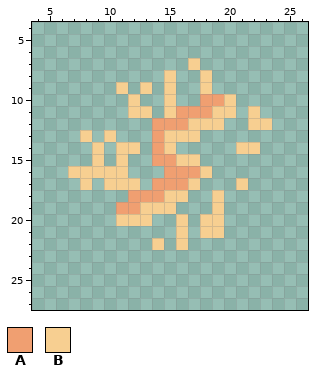
Pixel-art sprite: src/assets/img/skrynia/energy.png. This is how it looked before the edit.
The file is 512x512 pixels, drawn in blocks of 16x16; one block is one cell here. Shown: x 4..26, y 4..27.
Palette (. is transparent): A #f09f71  B #f7cf91
Pixels before, first column x 7:
 7 ..........B......
 8 ........B..B.....
 9 ....B.B.B..B.....
10 .....B..B..AAB...
11 .....BB.BAAABB.B.
12 .......AAABBB..BB
13 .B.B...ABBB......
14 ..B.BB.AB.....BB.
15 ..B.B..AABB......
16 BBBBB...AAAB.....
17 .B.BBB.AAAB...B..
18 .....AAABB..B....
19 ....AABBB...B....
20 ....BBB..B.BB....
21 .........B.BB....
22 .......B.B.......
The result:
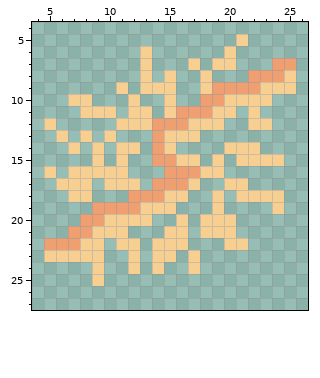
From old to new:
Changed rows in their new state; - is an unchanged pixel.
first column x 5:
 5 ----------------B----
 6 --------B------B-----
 7 --------B-----BB---AA
 8 --------B--------AAAB
 9 ---------B----AAAABBB
10 --BB------------BBB--
11 ---BBB---------------
12 B-----BBB------------
13 -B-------------------
14 --B------------B-----
15 --------------B-BBBB-
16 B-------------B------
17 -BB------------B-----
18 --BB------------BBBB-
19 ----AA-------------B-
20 ---AAB---------B-----
21 --AABBB---B----B-----
22 AAABB-BB--B----BB----
23 BBBBB--B-BB-B--------
24 ----B--B-B--B--------
25 ----B----------------
